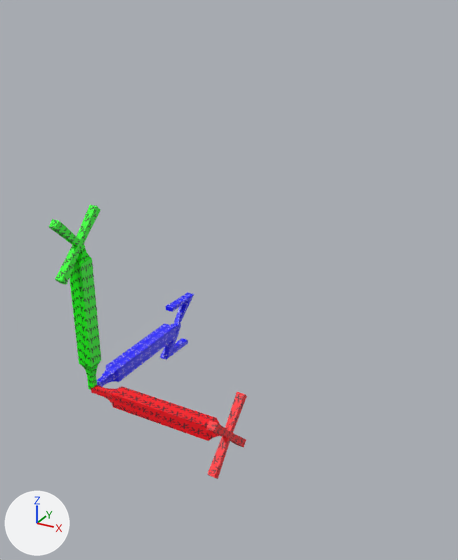
The FBX model Meshes/FBX/XYZ/XYZ_Forward(+Z)_Up(-Y).fbx: old version first, new version second.
One viewpoint serves both versions: a camera (50 mm lens) standing at (2.46, -2.65, 2.31) and looking at (0.66, 0.64, 0.66). Lighting does not change. The marker at lower left points along +X, +Y and +Z.

In view in the first picture: 'X_Transform', 'Y_Transform', 'Z_Transform'.
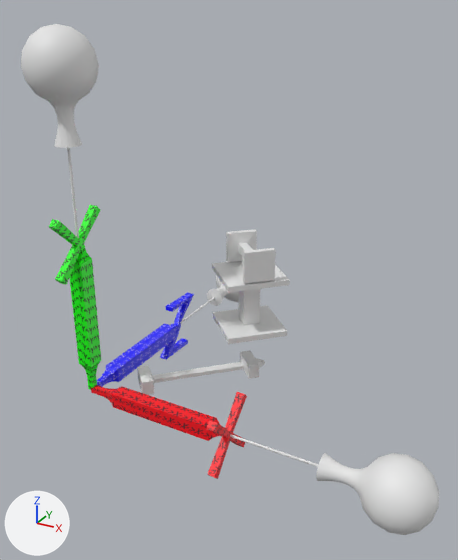
Location of each change, [x1, y1, x2, y2] in pixels of the pictures (458 x 560 px):
'DirectionThingie_X', added: after [230, 434, 439, 535]
'DirectionThingie_Y', added: after [21, 24, 99, 238]
'RodB', added: after [212, 261, 290, 344]
'RodC', added: after [226, 229, 276, 283]
'RodA', added: after [137, 350, 265, 395]
'DirectionThingie_Z', added: after [181, 261, 239, 323]

Patch to the scene script:
```diff
--- a/Meshes/FBX/XYZ/XYZ_Forward(+Z)_Up(-Y).fbx.py
+++ b/Meshes/FBX/XYZ/XYZ_Forward(+Z)_Up(-Y).fbx.py
@@ me_rodthing @@
+me_rodthing.from_pydata(...)  # 32 vertices, 30 faces; spans x -0.05..0.0587, y -0.05..0.05, z -0.05..0.05
@@ me_directionthingie @@
+me_directionthingie.from_pydata(...)  # 226 vertices, 240 faces; spans x -0.511..0.197, y -0.196..0.196, z -1.039..0.2
@@ ob_roda @@
+ob_roda = bpy.data.objects.new('RodA', me_rodthing)
+ob_roda.location = (0.5, 0.5, 0.0)
+ob_roda.rotation_euler = (0.0, 0.0, 0.785)  # degrees (0, 0, 45)
+ob_roda.scale = (8.0, 2.0, 1.0)
@@ ob_directionthingie_z @@
+ob_directionthingie_z = bpy.data.objects.new('DirectionThingie_Z', me_directionthingie)
+ob_directionthingie_z.location = (0.0, 2.0, 0.0)
+ob_directionthingie_z.rotation_euler = (0.00254, 1.118, 1.479)  # degrees (0.1, 64, 85)
@@ ob_directionthingie_y @@
+ob_directionthingie_y = bpy.data.objects.new('DirectionThingie_Y', me_directionthingie)
+ob_directionthingie_y.location = (0.0, 0.0, 2.0)
+ob_directionthingie_y.rotation_euler = (0.104, -0.451, 1.526)  # degrees (6, -26, 87)
@@ ob_rodb @@
+ob_rodb = bpy.data.objects.new('RodB', me_rodthing)
+ob_rodb.parent = ob_roda
+ob_rodb.location = (0.0442, 0.0, 0.5)
+ob_rodb.rotation_euler = (0.0, -1.571, 0.0)  # degrees (0, -90, 0)
+ob_rodb.scale = (4.0, 2.0, 0.5)
@@ ob_directionthingie_x @@
+ob_directionthingie_x = bpy.data.objects.new('DirectionThingie_X', me_directionthingie)
+ob_directionthingie_x.location = (2.0, 0.0, 0.0)
+ob_directionthingie_x.rotation_euler = (0.00254, 1.118, -0.0916)  # degrees (0.1, 64, -5.2)
@@ ob_rodc @@
+ob_rodc = bpy.data.objects.new('RodC', me_rodthing)
+ob_rodc.parent = ob_rodb
+ob_rodc.location = (0.0781, 0.0, 0.0)
+ob_rodc.rotation_euler = (1.571, 0.0, 1.571)  # degrees (90, 0, 90)
+ob_rodc.scale = (1.0, 0.5, 0.5)
```
